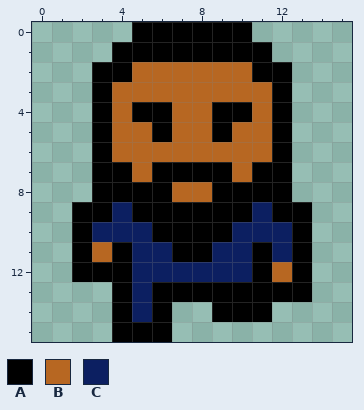
Edited in one commit: pixel-art sprite (src/res/me_down1.png). The picture above is the old version.
The file is 16x16 pixels.
Palette (. is transparent): A #000000  B #b76722  C #0c1f61
Pixels before, first column x 2:
 0 ...AAAAAA...
 1 ..AAAAAAAA..
 2 .AABBBBBBAA.
 3 .ABBBBBBBBA.
 4 .ABAABBAABA.
 5 .ABBABBABBA.
 6 .ABBBBBBBBA.
 7 .AABAAAABAA.
 8 .AAAABBAAAA.
 9 AACAAAAAACAA
10 ACCCAAAACCCA
11 ABACCAACCACA
12 AAACCCCCCABA
13 ..ACAAAAAAAA
14 ..ACA..AAA..
15 ..AAA.......
New version:
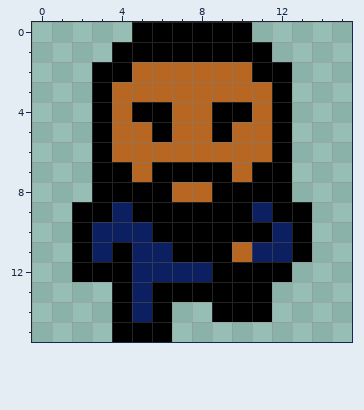
Edits made:
Changed rows in their new state; - is an unchanged pixel.
first column x 3:
10 -------AA--
11 C-----ABC--
12 ------AA-A.
13 ---------..
Pixel boxes of the changes (left, top, right, bottom) in both pictures:
changed: (212, 222, 312, 302)
changed: (92, 242, 112, 262)
